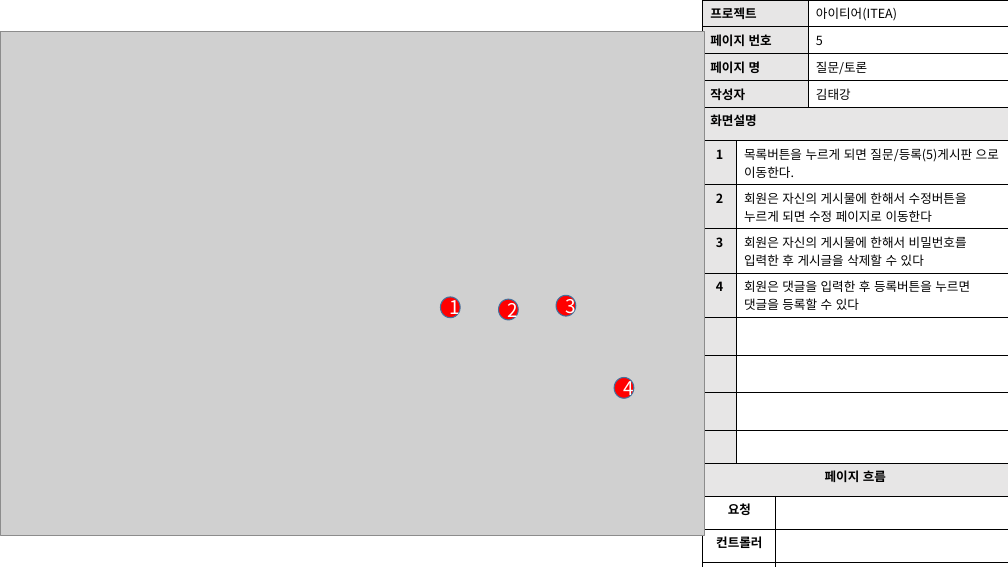
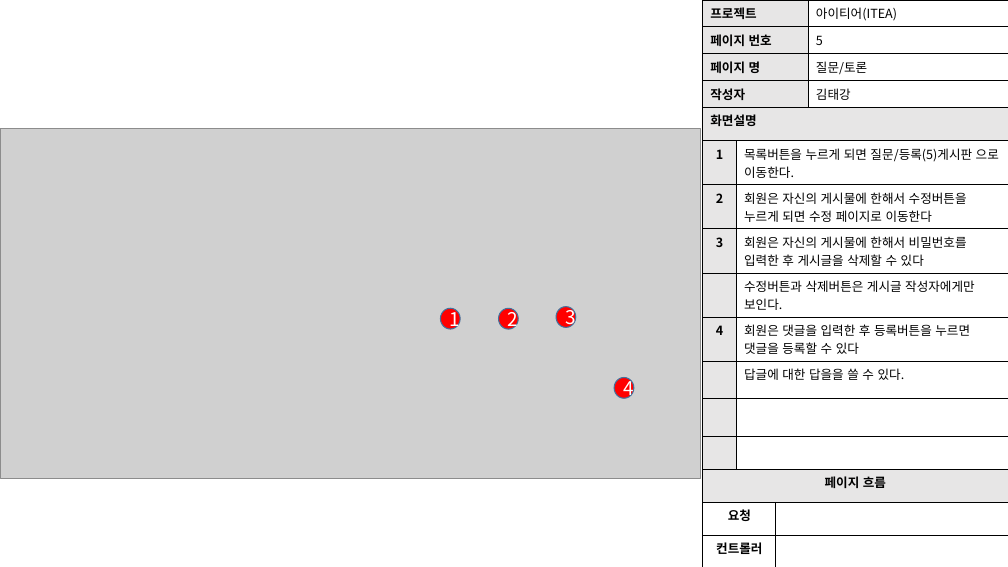
Before and after one commit to skwls2087/itea, a slide deck: slide 21 of 추가자료/스토리보드/스토리보드.pptx (slide 20 before the commit). Drawn at 1008x567 pixels with LibreOffice and Linux fonts; fonts in the diff are those of the drawing; grey boxes stand for pictures. Boxes give left, top, right and bottom in pixels: in the first picture for what was removed or moved away, otherwise in the second. Text is boxed around its words. In the diff, an @@ line names an element or a change of style, - is before the commit and + after.

```diff
--- a/추가자료/스토리보드/스토리보드.pptx
+++ b/추가자료/스토리보드/스토리보드.pptx
@@ table at [703, 107, 1008, 567] @@
+row 5:  | 수정버튼과 삭제버튼은 게시글 작성자에게만 보인다. | 
-row 6:  |  | 
-row 7:  |  | 
+row 7:  | 답글에 대한 답을을 쓸 수 있다. | 
@@ picture: place and size @@
-picture at [0, 32, 705, 536]
+picture at [0, 129, 700, 479]
@@ 3 ellipses: place and size @@
-3 ellipses at [441, 296, 576, 321]
+3 ellipses at [441, 307, 576, 330]
```
Also in this commit, not shown: 6 other slides changed, 1 slide added, 2 other files.
